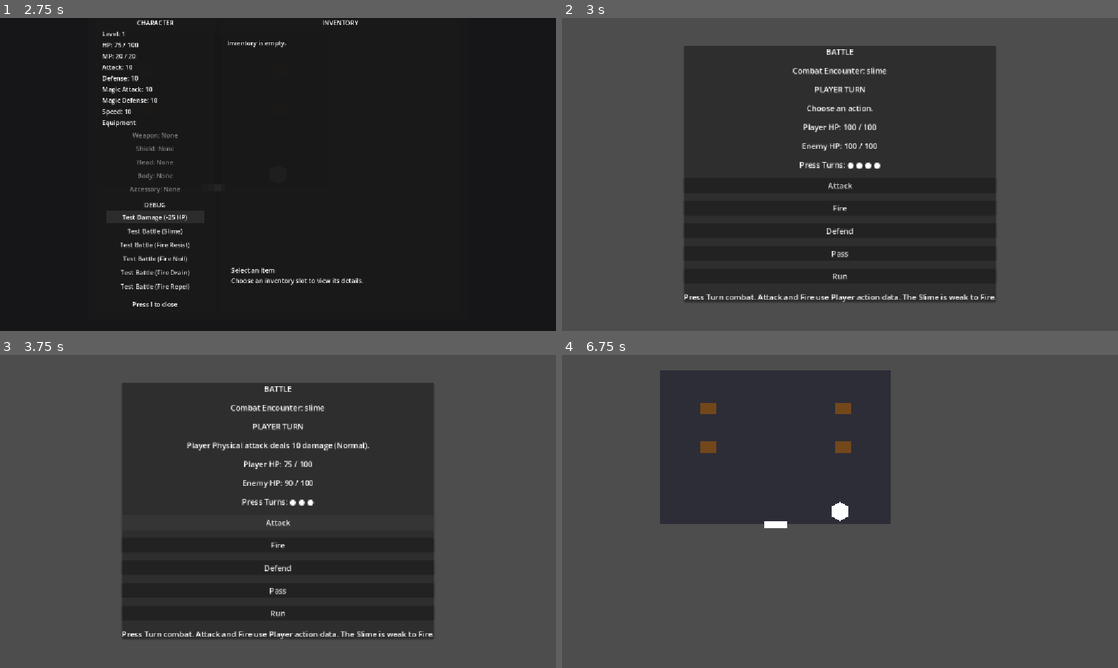
Above: before the commit, frames 1-4 (two rows, left to right).
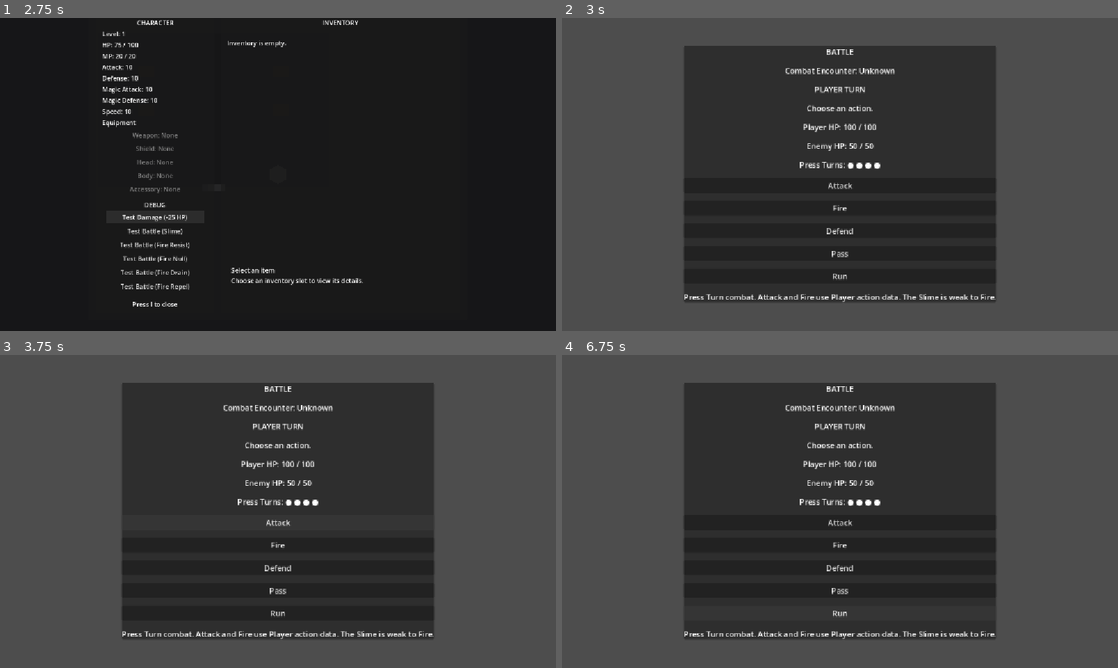
Above: after the commit, the same moments.

Repository: salexume94-pixel/Scripts
Game: Godot game, scene res://scenes/World.tscn
Two runs of this game, one before a commit and one after it. Both use one fixed random seed, a clock stepped at 60 frames per second and the inputs below.
Inputs:
- Up to frame 1 (2.75 s): tap Enter at 0.5 s; hold Right (ui_right) 0.53-1.28 s; tap E at 0.6 s; hold Down (ui_down) 1.28-2 s; tap I at 1.35 s; click "Test Damage (-25 HP)" at 2 s
- Up to frame 2 (3 s): click "Test Battle (Slime)" at 2.75 s
- Up to frame 3 (3.75 s): click "Attack" at 3.5 s
- Up to frame 4 (6.75 s): click "Fire" at 4.25 s; click "Defend" at 5 s; click "Pass" at 5.75 s; click "Run" at 6.5 s

Frame 1 is identical in both runs. In frame 2, 0.4% of the frame differs, in the area x 40-60%, y 15-43%; in frame 3, 1.2%; in frame 4, 31%, in the area x 17-78%, y 4-91%.
Error after the commit: Parse Error: Cannot infer the type of "critical" variable because the value doesn't have a set type. (res://combat/battle.gd:32)

Commit message:
Present critical and miss combat results

Diff:
--- a/combat/battle.gd
+++ b/combat/battle.gd
@@ -29,11 +29,16 @@
 	var damage_type_name := DAMAGE_TYPES.get_display_name(CombatManager.get_last_player_damage_type())
 	var result_type := CombatManager.get_last_player_result_type()
 	var damage := CombatManager.get_last_damage()
+	var critical := CombatManager.get_last_player_critical()
 
 	if CombatManager.is_victory():
 		action_label.text = "Enemy defeated! %s %s." % [damage_type_name, affinity_name]
+	elif result_type == "miss":
+		action_label.text = "Player %s attack misses (%s)." % [damage_type_name, affinity_name]
 	elif result_type == "drain":
 		action_label.text = "Player %s attack drains %d HP (%s)." % [damage_type_name, damage, affinity_name]
+	elif critical:
+		action_label.text = "CRITICAL! Player %s attack deals %d damage (%s)." % [damage_type_name, damage, affinity_name]
 	elif result_type == "repel":
 		action_label.text = "Player %s attack is repelled (%s)." % [damage_type_name, affinity_name]
 	elif CombatManager.is_enemy_turn():
@@ -115,10 +120,14 @@
 	var fire_button := get_node_or_null("CenterContainer/Panel/VBoxContainer/FireButton") as Button
 	var defend_button := get_node_or_null("CenterContainer/Panel/VBoxContainer/DefendButton") as Button
 	var pass_button := get_node_or_null("CenterContainer/Panel/VBoxContainer/PassButton") as Button
+	var critical_test_button := get_node_or_null("CenterContainer/Panel/VBoxContainer/CriticalTestButton") as Button
+	var miss_test_button := get_node_or_null("CenterContainer/Panel/VBoxContainer/MissTestButton") as Button
 	var run_button := get_node_or_null("CenterContainer/Panel/VBoxContainer/RunButton") as Button
 	var victory_button := get_node_or_null("CenterContainer/Panel/VBoxContainer/VictoryButton") as Button
 	var state_label := get_node_or_null("CenterContainer/Panel/VBoxContainer/StateLabel")
 	if attack_button == null or fire_button == null or defend_button == null or pass_button == null or run_button == null or victory_button == null:
+		return
+	if critical_test_button == null or miss_test_button == null:
 		return
 	var victory := CombatManager.is_victory()
 	var defeat := CombatManager.is_defeat()
@@ -127,6 +136,8 @@
 	fire_button.disabled = victory or defeat or not player_turn
 	defend_button.disabled = victory or defeat or not player_turn
 	pass_button.disabled = victory or defeat or not player_turn
+	critical_test_button.disabled = victory or defeat or not player_turn
+	miss_test_button.disabled = victory or defeat or not player_turn
 	run_button.visible = not victory and not defeat and player_turn
 	victory_button.visible = victory
 	if state_label != null:
@@ -144,6 +155,12 @@
 
 func _on_fire_pressed() -> void:
 	CombatManager.player_attack(FIRE_ACTION)
+
+func _on_critical_test_pressed() -> void:
+	CombatManager.player_critical_test()
+
+func _on_miss_test_pressed() -> void:
+	CombatManager.player_miss_test()
 func _on_run_pressed() -> void:
 	CombatManager.end_combat()
 func _on_victory_pressed() -> void:
